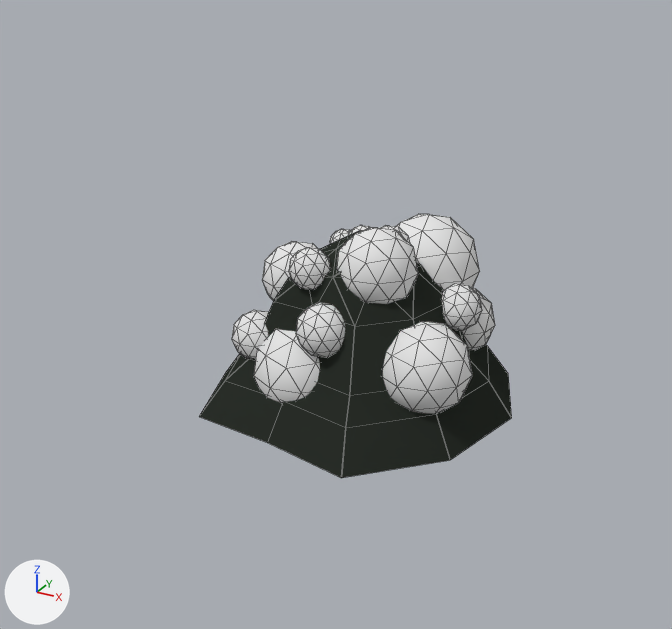
A saved change to the Blender file Assets/Models/RoomObjects/Mineral/Oxygen.blend.
Both versions are drawn from a 50 mm camera at (0.736, -1.452, 0.855) aimed at (-0.033, -0.053, 0.155). The axes (+X, +Y, +Z) are drawn at lower left. The lights are the same throughout. Mesh edges are drawn as thin lines.

The first picture shows 'Catalyst.007', 'Oxygen'.
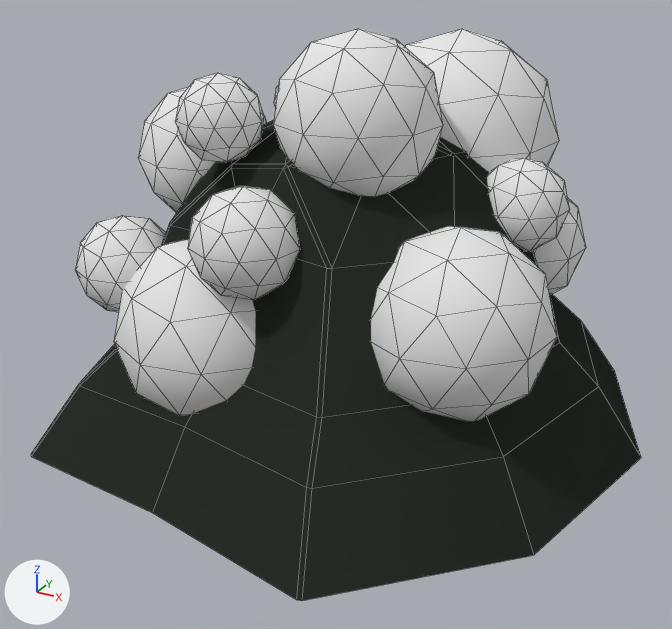
Where the newer file only moved an object's origin or applied its transform, the numbers keep the older frame.

Where the change shows, as pixel boxes [x1, y1, x2, y2] in the pictures (672 x 629 px):
'Oxygen', reshaped (94% wider, 96% taller): before [232, 214, 495, 414]; after [76, 29, 586, 421]
'Rock', added (black): after [31, 120, 641, 601]
'Catalyst.007', deleted (black): before [199, 230, 512, 478]

What changed in the scene script:
```text
Change me_icosphere_004:
    where me_icosphere_004.from_pydata(...)  # 672 vertices, 1280 faces; spans x -4.31..4.9, y -4.23..5.15, z -0.7..6.77
    used by ob_oxygen; location = (0.0, 0.0, 0.0); scale = (0.0496, 0.0496, 0.0496)
    me_icosphere_004 part 1: the whole mesh is multiplied about its middle by the matrix ((1.847, 0.0, 0.0), (0.0, 1.847, 0.0), (0.0, 0.0, 1.847)), then moved by (-0.64, -0.23, 3.78)
Add me_circle_001_1:
    me_circle_001_1.from_pydata(...)  # 56 vertices, 70 faces; spans x -0.162..0.108, y -0.174..0.174, z -0.225..0.21
    me_circle_001_1.polygons.foreach_set('use_smooth', [True] * 70)
    me_circle_001_1.materials.append(mat_rock)  # black #2b302a
Remove ob_catalyst_007:
    ob_catalyst_007 = bpy.data.objects.new('Catalyst.007', me_circle_001)
    ob_catalyst_007.location = (0.0, 0.0, 0.0)
    ob_catalyst_007.rotation_euler = (0.0, 0.0, -2.078)  # degrees (0, 0, -119)
    ob_catalyst_007.scale = (0.699, 0.612, 0.569)
    _m = ob_catalyst_007.modifiers.new('Bevel', 'BEVEL')
    _m.width = 0.003
    _m.width_pct = 0.003
    _m.offset_type = 'WIDTH'
    _m.spread = 0.0
Add ob_rock:
    ob_rock = bpy.data.objects.new('Rock', me_circle_001_1)
    ob_rock.location = (0.01, -0.001, -0.002)
    ob_rock.rotation_euler = (-1.571, 1.063, -3.142)  # degrees (-90, 61, -180)
    ob_rock.scale = (3.14, 2.76, 2.56)
    _m = ob_rock.modifiers.new('Bevel', 'BEVEL')
    _m.width = 0.003
    _m.width_pct = 0.003
    _m.offset_type = 'WIDTH'
    _m.spread = 0.0
```
